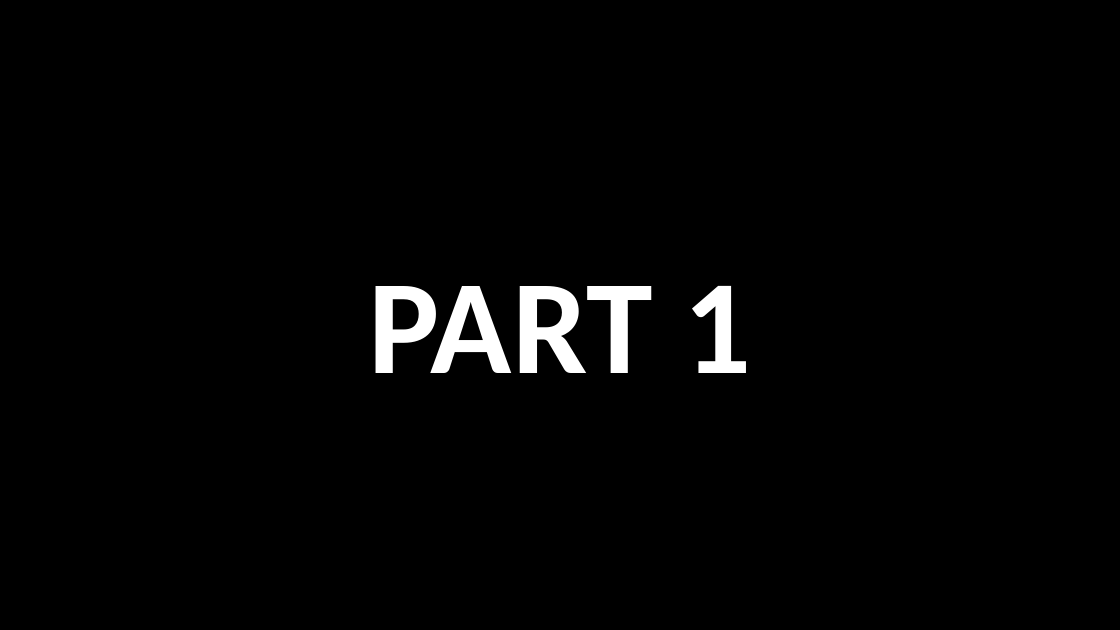
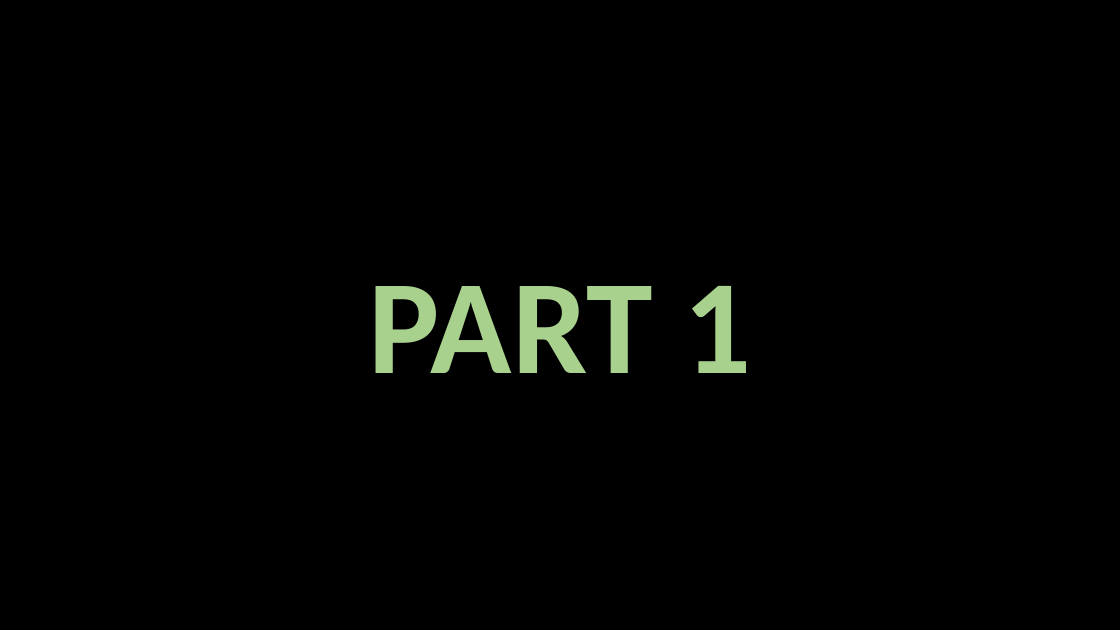
Before and after one commit to ash322ash422/youtube, a slide deck: slide 2 of probability_and_statistics/5_inference/Hypothesis-Testing1_z-test.pptx. Drawn at 1120x630 pixels with LibreOffice and Linux fonts; fonts in the diff are those of the drawing. Boxes give left, top, right and bottom in pixels: in the first picture for what was removed or moved away, otherwise in the second. Text is boxed around its words. In the diff, an @@ line names an element or a change of style, - is before the commit and + after.

```diff
--- a/probability_and_statistics/5_inference/Hypothesis-Testing1_z-test.pptx
+++ b/probability_and_statistics/5_inference/Hypothesis-Testing1_z-test.pptx
@@ title "PART 1" at [369, 286, 751, 373]: text colour #FFFFFF to #A9D18E @@
```
Also in this commit, not shown: 12 other slides changed, 10 slides added, 1 slide removed, 7 other files.
